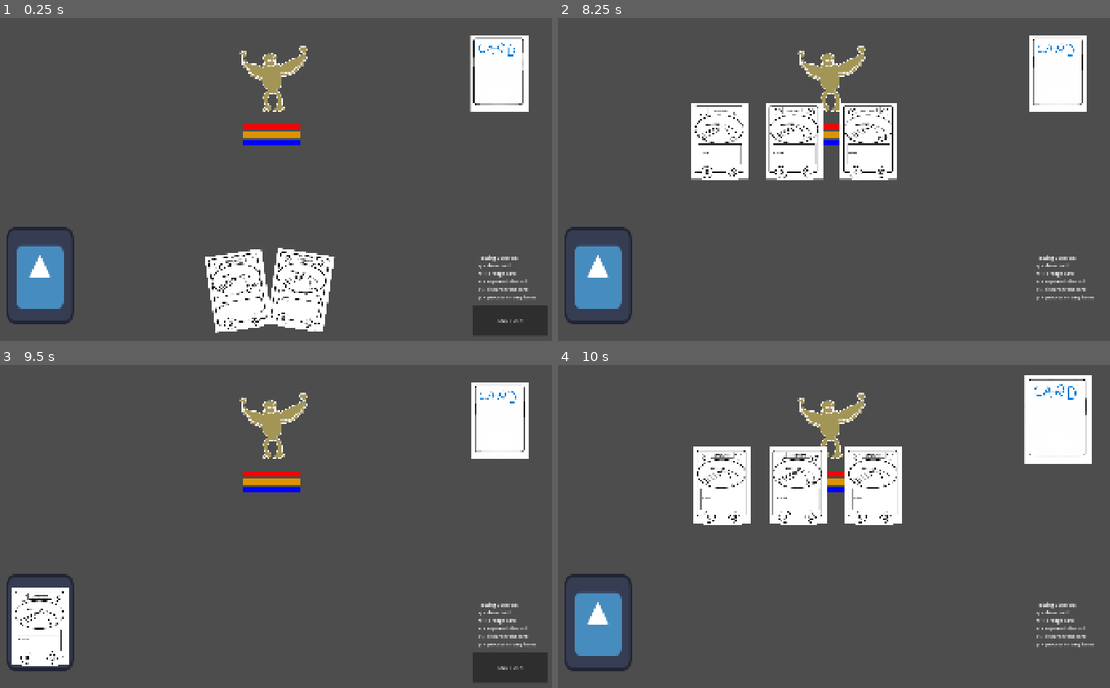
Above: before the commit, frames 1-4 (two rows, left to right).
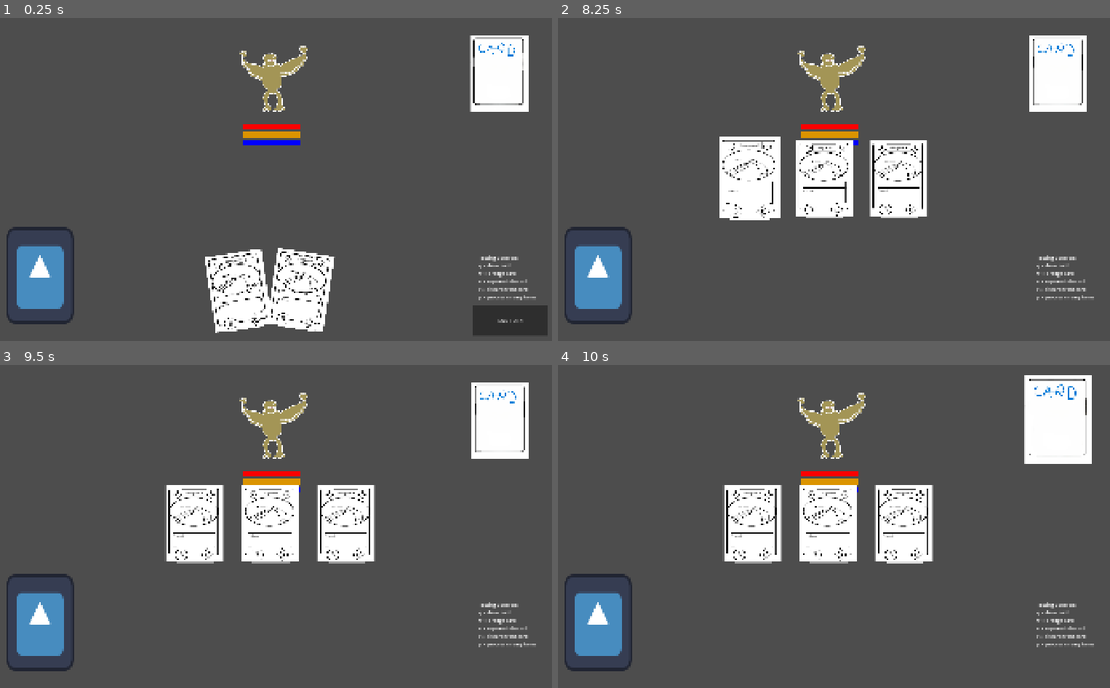
Above: after the commit, the same moments.

Repository: idealmonke/2.5d-test
Game: Godot game, scene res://game_data/scenes/Prototype_Battle.tscn
Same seed, same stepped clock (60 frames per second), same inputs: the game is played once before the commit and once after it. This scene is started directly instead of the project's main scene. The engine's default icon, where the game draws it, is replaced by a stand-in: a white triangle on a blue panel in a dark square.
Inputs (mouse positions are in pixels of both pictures, inside the frame that each line leads up to):
- Up to frame 1 (0.25 s): no input
- Up to frame 2 (8.25 s): tap Enter at 0.5, 2.75, 6.5 s; drag from (596, 276) to (1060, 72) at 0.52 s; click "END TURN" at 1.25 s; tap Space at 2, 3.5, 8 s; drag from (1060, 72) to (596, 276) at 2.02 s; move the mouse to (1060, 69) at 2.77 s; hold W 2.78-3.5 s; tap R at 2.85, 5.85 s; click (1060, 69) at 2.92 s; drag from (1060, 72) to (596, 279) at 3.52 s; drag from (1060, 69) to (596, 273) at 4.27 s; drag from (1060, 72) to (596, 273) at 5.02 s; move the mouse to (1060, 69) at 5.77 s; click (1060, 69) at 5.92 s; drag from (1060, 72) to (596, 279) at 6.52 s; drag from (1060, 69) to (889, 108) at 7.27 s; drag from (596, 279) to (1060, 72) at 8.02 s
- Up to frame 3 (9.5 s): move the mouse to (237, 481) at 8.77 s; tap R at 8.85 s; click (237, 481) at 8.92 s
- Up to frame 4 (10 s): drag from (596, 626) to (1060, 416) at 9.52 s

The runs differ from the first frame. In frame 1, less than 0.1% of the frame differs, in the area x 41-52%, y 92-96%; in frame 2, 11%; in frame 3, 11%, in the area x 2-100%, y 37-99%; in frame 4, 11%.

Commit message:
Fixed Display grid offset

Diff:
--- a/game_data/scripts/battle_setup.gd
+++ b/game_data/scripts/battle_setup.gd
@@ -6,8 +6,6 @@
 func _ready() -> void:
 
 	BattleController.setup(self, $discard, $hand, $library, $end_turn)
-
-
 
 	_init_player_cards()
 
--- a/game_data/skill_cards/card_locations/skill_card_display_grid.gd
+++ b/game_data/skill_cards/card_locations/skill_card_display_grid.gd
@@ -44,18 +44,15 @@
 	var cards_per_row: int = max_display_width / (card_width + separation_width)
 	var layers: Array[Array] = []
 	layers.resize(int(ceil(float(cards.size()) / cards_per_row)))
-
 	for index in range(layers.size()):
 		layers[index] = []
 		layers[index].append_array(cards.slice(index * cards_per_row, (index + 1) * cards_per_row))
-
 	var total_height: float = layers.size() * (card_height + separation_height) - separation_height
 	var y_offset: float = (screen_size.y - total_height) / 2.0
-
 	for layer_index in range(layers.size()):
 		var layer = layers[layer_index]
 		var total_width: float = layer.size() * (card_width + separation_width) - separation_width
 		var x_offset: float = (screen_size.x - total_width) / 2.0
 		for card_index in range(layer.size()):
-			layer[card_index].misc_location.x = x_offset + card_index * (card_width + separation_width)
-			layer[card_index].misc_location.y = y_offset + layer_index * (card_height + separation_height)
+			layer[card_index].misc_location.x = x_offset + card_width / 2.0 + card_index * (card_width + separation_width)
+			layer[card_index].misc_location.y = y_offset + card_height / 2.0 + layer_index * (card_height + separation_height)
--- a/game_data/skill_cards/skill_card.gd
+++ b/game_data/skill_cards/skill_card.gd
@@ -128,10 +128,10 @@
 				global_position = (screen_size/2) + Vector2(0,-256)
 
 func initialize_card(resource_data: skill_card_data) -> void:
-
 	card_name = resource_data.card_name
 	card_id = resource_data.card_id
 	card_art = resource_data.card_art
+	stamina_cost = resource_data.stamina_cost
 	mana_cost = resource_data.mana_cost
 	ability_desc = resource_data.ability_desc
 
@@ -139,7 +139,6 @@
 	# ability = resource_data.card_ability.execute
 	# classes = resource_data.card_classes
 	_update_text()
-
 
 func begin_drag() -> void:
 	if interactable_state != COMMON_ENUMS.INTERACT_STATE.DRAGGING:
